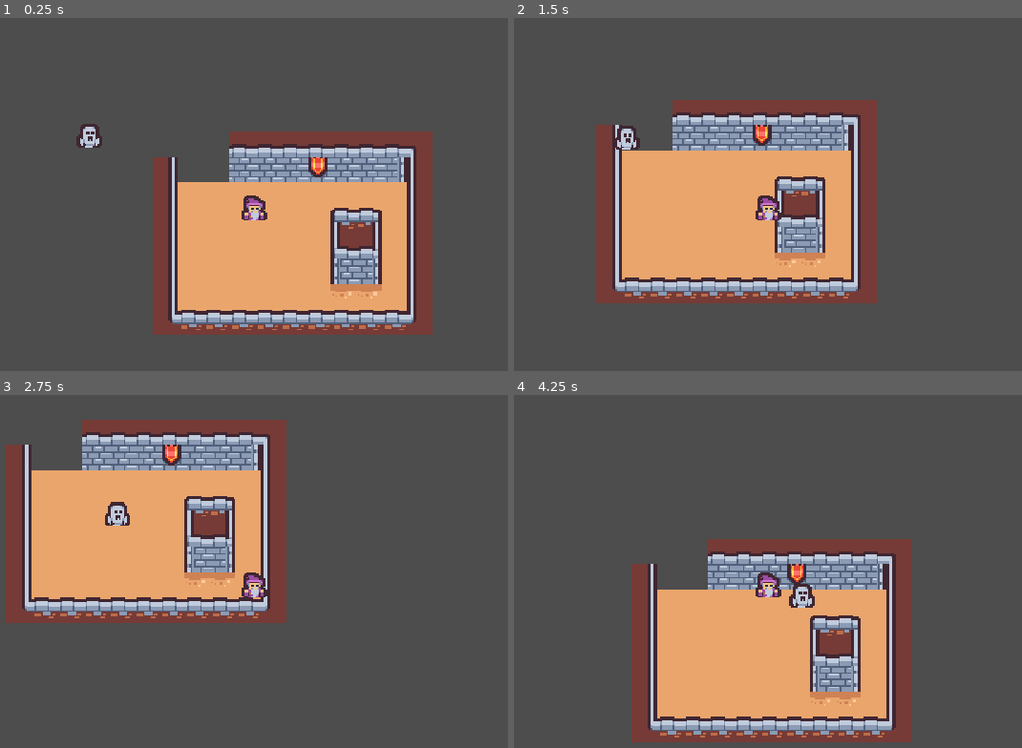
Above: before the commit, frames 1-4 (two rows, left to right).
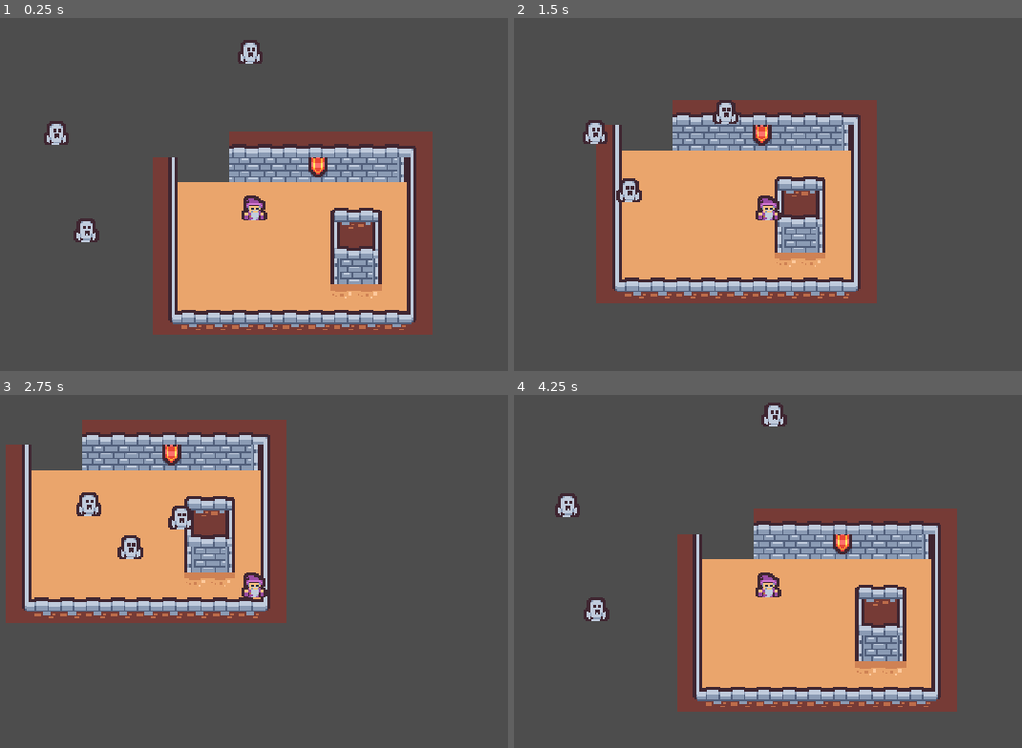
Above: after the commit, the same moments.

Repository: UltraMKF12/MB2-Tunnels-Escape
Game: Godot game, scene res://Objects/Rooms/main_world.tscn
Two runs of this game, one before a commit and one after it. Both use one fixed random seed, a clock stepped at 60 frames per second and the inputs below.
Inputs (mouse positions are in pixels of both pictures, inside the frame that each line leads up to):
- Up to frame 1 (0.25 s): no input
- Up to frame 2 (1.5 s): move the mouse to (935, 187) at 0.52 s; hold D (right) 0.53-1.28 s; tap Space (shoot) at 0.6, 1.35 s; move the mouse to (615, 229) at 1.27 s; hold S (down) from 1.28 s (still down)
- Up to frame 3 (2.75 s): move the mouse to (330, 490) at 2.02 s; release S (down) at 2.03 s; hold D (right) from 2.03 s (still down); tap Space (shoot) at 2.1 s
- Up to frame 4 (4.25 s): move the mouse to (732, 670) at 2.77 s; release D (right) at 2.78 s; hold W (up) 2.78-3.53 s; tap Space (shoot) at 2.85, 3.6 s; move the mouse to (996, 649) at 3.52 s; hold A (left) from 3.53 s (still down); tap R (reload, bound only after the commit) at 4.15 s

The runs differ from the first frame. In frame 1, 1.1% of the frame differs, in the area x 8-52%, y 6-64%; in frame 2, 1.0%; in frame 3, 1.1%; in frame 4, 33%, in the area x 8-88%, y 2-99%.

Commit message:
Ghost corpse spawning mechanic fixes
+Ghost Corpse does not need to check for any collision, it will be done by puzzle objects
+R key to restart game
+Made some cleanup in fireball script
+ Deleted unnecesary camera in Main World, as the player already has a camera
+FIXED fireball not deleting when exiting the scene (The visibleOnScreenNotifier Must NOT be hidden, for it to work)
+Fixed ghost corpse spawning on the the fireball position instead of the ghost position
+Put the code spawning method into the ghost function
+Changed the type of ghostcorpse to StaticBody, because it wont move, just collides.
+Added 2 more ghost to the main_world

Diff:
--- a/Objects/Enemy/ghost_corpse.tscn
+++ b/Objects/Enemy/ghost_corpse.tscn
@@ -21,8 +21,9 @@
 radius = 5.0
 height = 14.0
 
-[node name="GhostCorpse" type="CharacterBody2D"]
+[node name="GhostCorpse" type="StaticBody2D"]
 collision_layer = 16
+collision_mask = 0
 
 [node name="AnimatedSprite2D" type="AnimatedSprite2D" parent="."]
 rotation = -1.5708
--- a/Objects/Enemy/ghost_enemy.gd
+++ b/Objects/Enemy/ghost_enemy.gd
@@ -2,10 +2,19 @@
 class_name ghostEnemy
 
 var pixel_per_second: int = 50
+
+var ghost_corpse: PackedScene = load("res://Objects/Enemy/ghost_corpse.tscn")
 @onready var player: Node2D = $"../Player"
 
+
 func _physics_process(delta):
-
 	var direction = position.direction_to(player.position)
 	velocity = direction * pixel_per_second
 	move_and_slide()
+
+
+func die():
+	var corpse: Node2D = ghost_corpse.instantiate()
+	corpse.position = position
+	get_parent().add_child(corpse)
+	queue_free()
--- a/Objects/Fireball/fireball.gd
+++ b/Objects/Fireball/fireball.gd
@@ -1,29 +1,29 @@
 extends CharacterBody2D
-class_name fireBall
+class_name Fireball
 
-var ghost_corpse: PackedScene = load("res://Objects/Enemy/ghost_corpse.tscn")
 
 var pixel_per_second: int = 150
 var direction: Vector2
 
+
 func _ready():
 	velocity = direction * pixel_per_second
+
 
 func _process(delta):
 	move_and_slide()
 
 	# If it collides, it must be an enemy or a wall
 	if get_slide_collision_count() > 0:
+
+		# Kill every enemy it collides with
+		var collision_object: Node2D = get_last_slide_collision().get_collider()
+		if not collision_object is TileMap:
+			if collision_object.has_method("die"):
+				collision_object.die()
+
 		queue_free()
-		if not get_last_slide_collision().get_collider() is TileMap:
-			instance_ghost_corpse()
-			get_last_slide_collision().get_collider().queue_free()
+
 
 func _on_visible_on_screen_notifier_2d_screen_exited():
 	queue_free()
-
-
-func instance_ghost_corpse():
-	var new_gCorpse: Node2D = ghost_corpse.instantiate()
-	new_gCorpse.position = global_position
-	get_tree().root.add_child(new_gCorpse)
--- a/Objects/Fireball/fireball.tscn
+++ b/Objects/Fireball/fireball.tscn
@@ -21,6 +21,5 @@
 shape = SubResource("CapsuleShape2D_jojtt")
 
 [node name="VisibleOnScreenNotifier2D" type="VisibleOnScreenNotifier2D" parent="."]
-visible = false
 
 [connection signal="screen_exited" from="VisibleOnScreenNotifier2D" to="." method="_on_visible_on_screen_notifier_2d_screen_exited"]
--- a/Objects/Player/player.gd
+++ b/Objects/Player/player.gd
@@ -27,4 +27,4 @@
 	new_fireball.position = global_position
 	new_fireball.look_at(get_global_mouse_position())
 	new_fireball.rotation_degrees -= 90 # This way the fireball head is the sprite bottom.
-	get_tree().root.add_child(new_fireball)
+	get_parent().add_child(new_fireball)
--- a/Objects/Rooms/TileMap.gd
+++ /dev/null
@@ -1,11 +0,0 @@
-extends TileMap
-class_name tileMap
-
-# Called when the node enters the scene tree for the first time.
-func _ready():
-	pass # Replace with function body.
-
-
-# Called every frame. 'delta' is the elapsed time since the previous frame.
-func _process(delta):
-	pass
--- a/Objects/Rooms/main_world.tscn
+++ b/Objects/Rooms/main_world.tscn
@@ -1,8 +1,7 @@
-[gd_scene load_steps=7 format=3 uid="uid://n8vsphbjkx00"]
+[gd_scene load_steps=6 format=3 uid="uid://n8vsphbjkx00"]
 
 [ext_resource type="Texture2D" uid="uid://bxyr5577mpmk0" path="res://Scripts and Resources/tilemap_packed.png" id="1_rjxu1"]
 [ext_resource type="PackedScene" uid="uid://blsb62d0pp4go" path="res://Objects/Player/player.tscn" id="1_rumoh"]
-[ext_resource type="Script" path="res://Objects/Rooms/TileMap.gd" id="2_0nivr"]
 [ext_resource type="PackedScene" uid="uid://c1oew0l5x2aey" path="res://Objects/Enemy/ghost_enemy.tscn" id="3_yab05"]
 
 [sub_resource type="TileSetAtlasSource" id="TileSetAtlasSource_2x8sp"]
@@ -454,11 +453,14 @@
 layer_1/y_sort_origin = 0
 layer_1/z_index = -2
 layer_1/tile_data = PackedInt32Array(-3, 0, 4, 65533, 0, 4, 131069, 0, 4, 196605, 0, 4, 262141, 0, 4, -2, 0, 4, 65534,  …(506 unchanged characters)…
-script = ExtResource("2_0nivr")
 
 [node name="Player" parent="." instance=ExtResource("1_rumoh")]
 
-[node name="Camera2D" type="Camera2D" parent="."]
-
 [node name="ghostEnemy" parent="." instance=ExtResource("3_yab05")]
-position = Vector2(-115, -51)
+position = Vector2(-136, -52)
+
+[node name="ghostEnemy2" parent="." instance=ExtResource("3_yab05")]
+position = Vector2(-3, -111)
+
+[node name="ghostEnemy3" parent="." instance=ExtResource("3_yab05")]
+position = Vector2(-118, 15)
--- a/Scripts and Resources/GameManager.gd
+++ b/Scripts and Resources/GameManager.gd
@@ -9,3 +9,6 @@
 
 	if Input.is_action_just_pressed("quit"):
 		get_tree().quit()
+
+	if Input.is_action_just_pressed("reload"):
+		get_tree().reload_current_scene()
--- a/project.godot
+++ b/project.godot
@@ -74,6 +74,11 @@
 "events": [Object(InputEventKey,"resource_local_to_scene":false,"resource_name":"","device":-1,"window_id":0,"alt_press …(182 unchanged characters)…
 ]
 }
+reload={
+"deadzone": 0.5,
+"events": [Object(InputEventKey,"resource_local_to_scene":false,"resource_name":"","device":-1,"window_id":0,"alt_pressed":false,"shift_pressed":false,"ctrl_pressed":false,"meta_pressed":false,"pressed":false,"keycode":0,"physical_keycode":82,"key_label":0,"unicode":114,"echo":false,"script":null)
+]
+}
 
 [layer_names]
 
